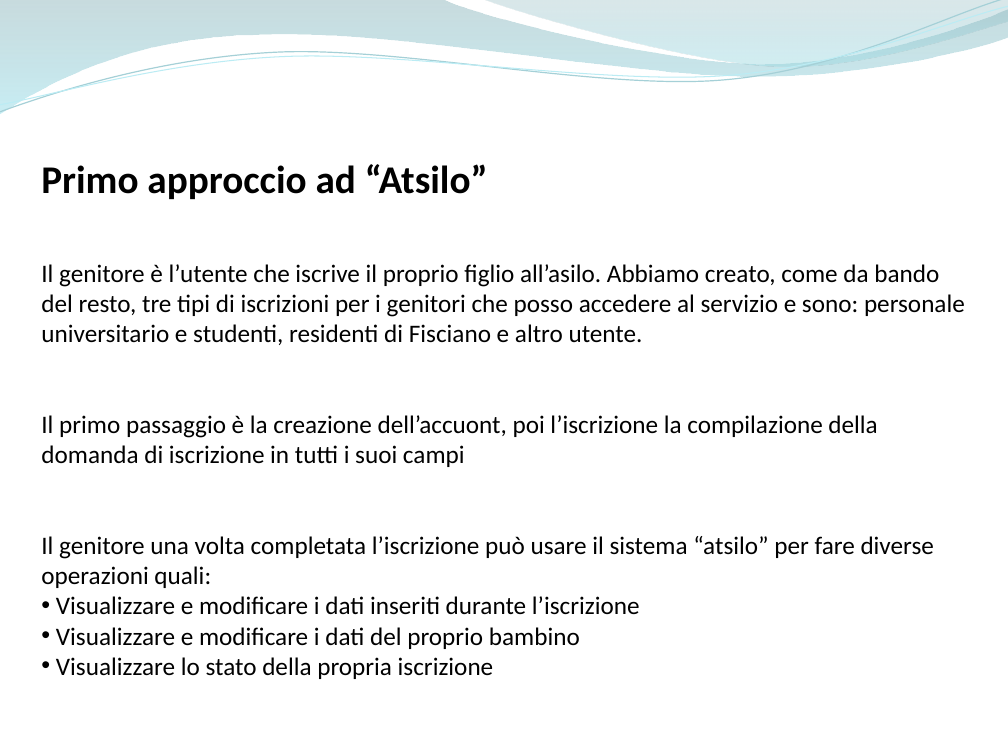
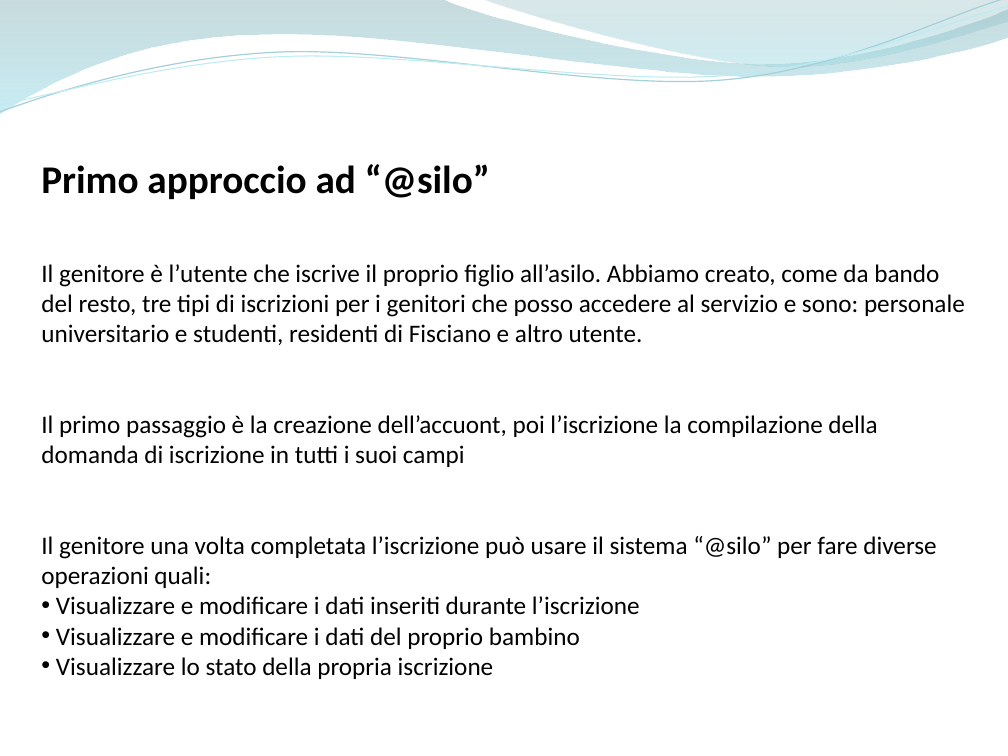
Before and after one commit to ammirate/at-silo, a slide deck: slide 11 of Presentazione/Atsilo1/Barba/Atsilo_A_PresentazioneAntonio Barba.pptx. Drawn at 1008x756 pixels with LibreOffice and Linux fonts; fonts in the diff are those of the drawing. Boxes give left, top, right and bottom in pixels: in the first picture for what was removed or moved away, otherwise in the second. Text is boxed around its words. In the diff, an @@ line names an element or a change of style, - is before the commit and + after.

Commit message:
Completa

```diff
--- a/Presentazione/Atsilo1/Barba/Atsilo_A_PresentazioneAntonio Barba.pptx
+++ b/Presentazione/Atsilo1/Barba/Atsilo_A_PresentazioneAntonio Barba.pptx
@@ text at [41,164,490,199]: text changed @@
-Primo approccio ad “Atsilo”
+Primo approccio ad “@silo”
@@ text at [41,536,936,588]: text changed @@
-Il genitore una volta completata l’iscrizione può usare il sistema “atsilo” per fare diverse operazioni quali:
+Il genitore una volta completata l’iscrizione può usare il sistema “@silo” per fare diverse operazioni quali:
```
Also in this commit, not shown: 3 other slides changed.
